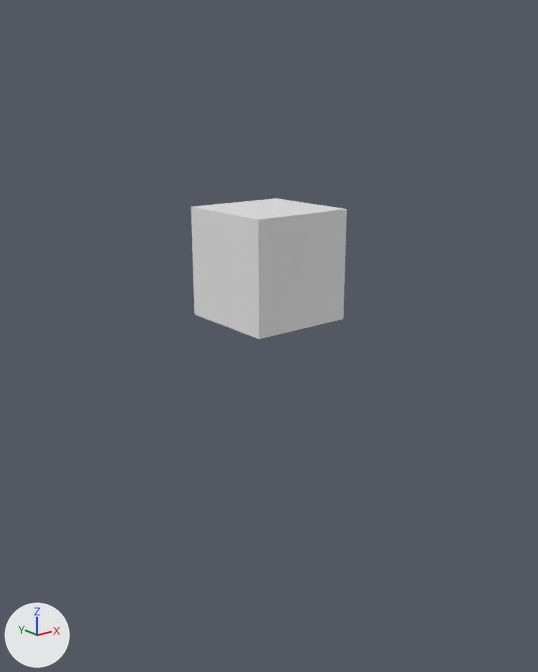
The Blender file rct2/scenery/Trees/tap_Aleppo-Pine-Tree/tap_V001.blend: old version first, new version second.
Both versions are drawn from a camera (50 mm lens) standing at (-16.9, -21.2, 7.7) and looking at (0.2, 0.2, -0.9). Every picture has the same lights, and +X, +Y and +Z are marked at lower left. The same objects are shown in both versions, whatever each file hides. Materials are left out; every surface is plain grey.
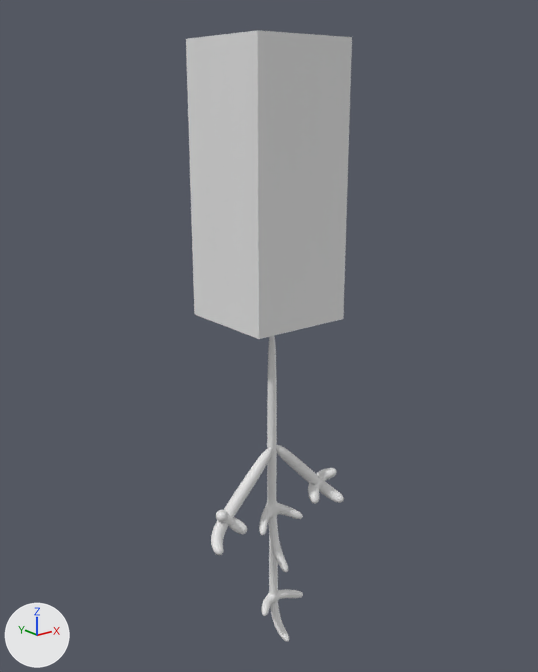
Location of each change, (x1, y1, x2, y2) in pixels of the pictures (538 x 672 px):
'Cube.001', modifiers changed (6% wider, 118% taller): before (191, 198, 347, 339); after (186, 30, 352, 339)
'Cube', reshaped, modifiers changed (not visible before): after (211, 335, 344, 642)
part 1 of me_cube, built on: after (211, 335, 344, 642)

Patch to the scene script:
```diff
--- a/rct2/scenery/Trees/tap_Aleppo-Pine-Tree/tap_V001.blend.py
+++ b/rct2/scenery/Trees/tap_Aleppo-Pine-Tree/tap_V001.blend.py
@@ me_cube @@
 # used by ob_cube; location = (0.0, 0.0, 0.0)
-me_cube.from_pydata(...)  # 8 vertices, 6 faces; spans x -1.0..1.0, y -1.0..1.0, z 0.0..2.0
+me_cube.from_pydata(...)  # 192 vertices, 184 faces; spans x -3.6..3.4, y -1.51..-0.13, z -14.03..0.14
+# me_cube part 1: the whole mesh is rebuilt
+# me_cube part 2: the surface is now shaded smooth
@@ ob_cube @@
 ob_cube.location = (0.0, 0.0, 0.0)
+_m = ob_cube.modifiers.new('Subsurf', 'SUBSURF')
@@ ob_cube_001 @@
 _m = ob_cube_001.modifiers.new('Array', 'ARRAY')
-_m.count = 5
+_m.count = 12
 _m.constant_offset_displace = (0.0, 0.0, 0.0)
```
